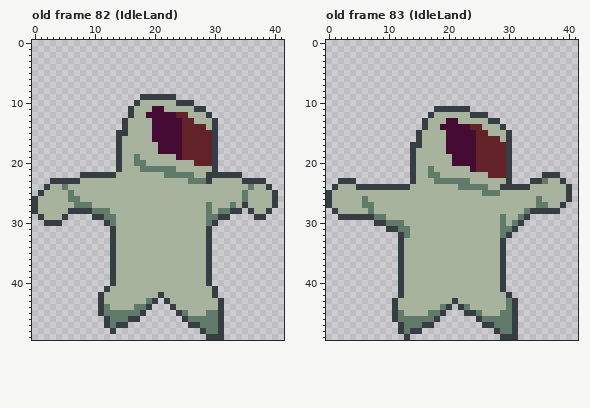
Two versions of one pixel-art file, _asset_builders/sprites/player.ase. Above: the version before the commit.
42x50 pixels, 102 frames. Shown: old frame 82 (IdleLand), old frame 83 (IdleLand). The commit also changed other frames, which this record leaves out.
New version:
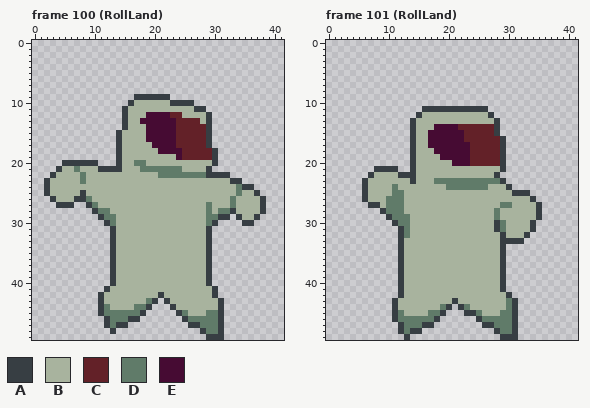
Palette (. is transparent): A #373e43  B #a8b39e  C #632128  D #607b69  E #460b33
A new or re-ordered frame is compared with the old frame closest to it.
The commit says: rolling anim work.
Edits made:
frames 102 -> 118
Changed rows in their new state; - is an unchanged pixel.
Frame 100 (RollLand) is new; against old frame 82 (IdleLand), layer "Layer 2":
first column x 0:
 9 -----------------A-----.-----------------
10 ----------------AB-----A-----------------
11 ---------------AB---BB-------------------
12 ---------------AB------C-B---------------
13 ------------------EE----C--C-A.----------
14 -------------------E----C----A.----------
15 ---------------B---E----C----A.----------
16 -------------------E----C----A.----------
17 --------------------E---C----A.----------
19 -----------------B-----------------------
20 -----AAAAAA----------------BBB-----------
21 ----ABBDBBBAAA----------D----A.----------
22 ---ABBBBDBBBBB-------D-----DD----..------
23 --ABBBBBD-----------------BBBB---AA....--
24 -----B----------------------------DAA...-
25 -.A---B-A-------------------------DB-A...
26 ...A--BAAD-----------------------D-B--A..
27 ....AAA..AD------------------------B--A..
28 ..........A-----------------------BBB-A.-
29 -.....----.-----------------------ABB-.--
30 --...------------------------------AA----
Frame 101 (RollLand) is new; against old frame 83 (IdleLand), layer "Layer 2":
first column x 0:
11 ----------------AA------AAA--------------
12 ---------------ABB------BBBA-------------
13 --------------ABB---BB-----B-------------
14 --------------ABB-E---CC--CCA.-----------
15 --------------AB-EEE---CC--CA..----------
16 --------------AB-EEE---CC----A.----------
17 ---------------B-EEE----C----A.----------
18 ------------------EE----C----A.----------
19 -------------------EE---C----A.----------
20 ------------------------C----A.----------
21 --------AAAA-----B------BBBBBA.----------
22 -------ABBBBAA---BB--------BA..-----...--
23 --...-ABBBBBBB----------DDDDDA.---......-
24 -.....-BBBBDBB------DD-------B-..........
25 ......A----DD-------------BBB--AAA.......
26 ......A---DDD---------------------A......
27 .......AA-DDD----------------DD----A....-
28 -........ADDD---------------D----BB-...--
29 --........ADDD--------------DB--BBBA-----
30 --------...A-D--------------A--BBBA------
31 ----------..A---------------A-BBBBA------
32 -----------------------------ABBBA-------
33 ------------------------------AAA--------
Boxes around the changes in both pictures, in picture pixels (x1, y1, x2, y2):
changed: (32, 94, 278, 226)
changed: (326, 106, 572, 244)
